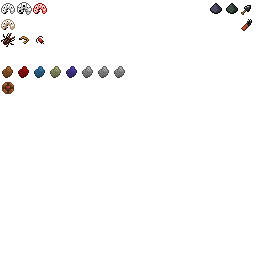
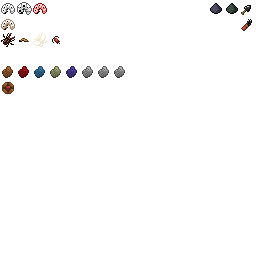
Layers edited between the first and the second w=256, h=256 image:
painted on "Mod_items" over (x1=19, y1=33, x2=60, y2=47)
